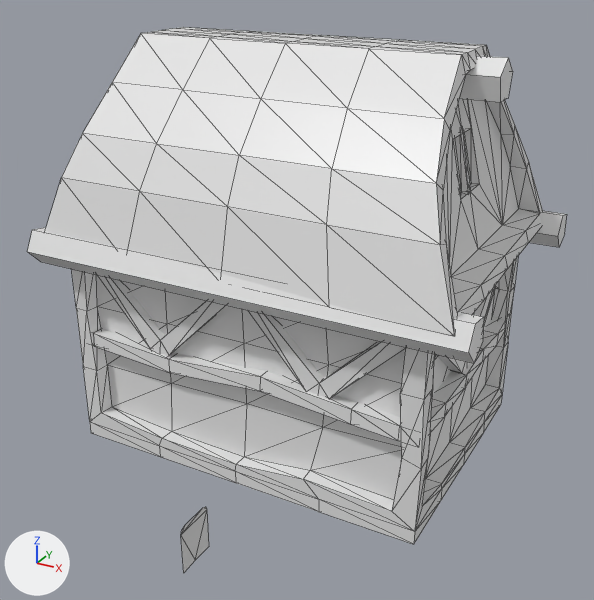
The Blender file data/dcore/main/mesh/building/house/outside/Inn01/Inn01.blend, before and after one commit.
The view is the same before and after, from a 50 mm camera at (20.2, -41.9, 28.2) aimed at (-3.7, 1.5, 6.4). The lights are fixed; the arrows at lower left show +X, +Y and +Z. Mesh edges are drawn as thin lines.
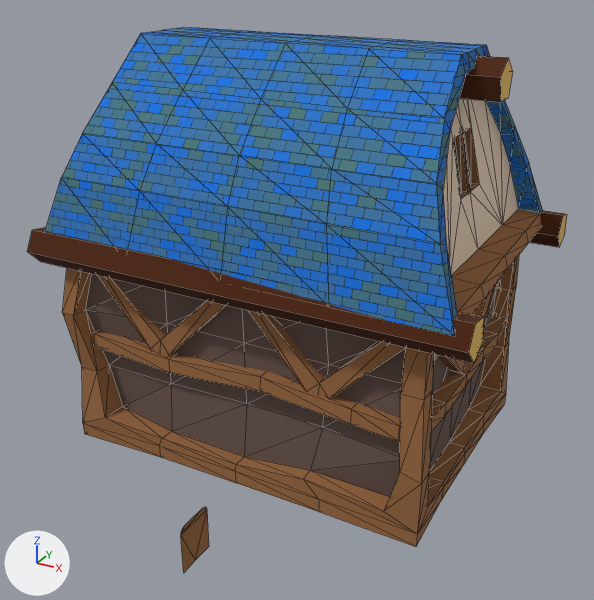
Pixel boxes (x1, y1, x2, y2) of what changed, in the pictures (594 x 600 px; the box of a moved part takes in the faces that stretch with it):
'Cube.003', recoloured, surface changed, reshaped: before (45, 27, 543, 544); after (45, 27, 543, 547)
'Cube.002', recoloured, surface changed (grey to brown): (90, 313, 506, 442) in both
'Cube.006', recoloured, surface changed (grey to brown): (248, 310, 406, 399) in both
'Cube.005', recoloured, surface changed (grey to brown): (97, 275, 226, 357) in both
'Cube.001', recoloured, surface changed (grey to brown): (181, 507, 209, 573) in both
'Cube', recoloured, surface changed (grey to brown): (436, 285, 496, 373) in both
part 1 of me_cube_003, moved or reshaped: before (72, 257, 518, 544); after (62, 256, 519, 547)
part 2 of me_cube_003, recoloured (grey to brown): (443, 99, 519, 275) in both
part 3 of me_cube_003, recoloured (grey to brown): (451, 98, 471, 139) in both
part 4 of me_cube_003, recoloured (grey to brown): (166, 291, 329, 470) in both
part 5 of me_cube_003, recoloured: (453, 133, 471, 193) in both
part 6 of me_cube_003, surface changed (white to blue): (45, 27, 543, 336) in both
part 7 of me_cylinder, recoloured (white to brown): (459, 56, 508, 102) in both
part 8 of me_cylinder, recoloured (grey to brown): (501, 58, 513, 102) in both
part 9 of me_cylinder_001, recoloured (grey to brown): (530, 211, 565, 247) in both
part 10 of me_cylinder_001, recoloured: (558, 214, 567, 247) in both
part 11 of me_cylinder_002, recoloured (white to brown): (27, 227, 483, 363) in both
part 12 of me_cylinder_002, recoloured (grey to brown): (469, 317, 484, 363) in both

Edits to the bpy script that builds the scene:
```text
Change mat_material:
    mat_material.base_color: (0.8, 0.8, 0.8) -> (0.334, 0.145, 0.0529)  # white #e7e7e7 -> brown #9c6a41
    mat_material.roughness: 0.4 -> 1.0
Add mat_material_005:
    mat_material_005 = principled_material('Material.005')
    mat_material_005.base_color = (0.8, 0.522, 0.14)  # orange #e7bf69
    mat_material_005.roughness = 1.0
Add mat_material_004:
    mat_material_004 = principled_material('Material.004')
    mat_material_004.base_color = (0.0766, 0.0156, 0.0)  # brown #4e2200
    mat_material_004.roughness = 1.0
Add mat_material_008:
    mat_material_008 = bpy.data.materials.new('Material.008')
    # nodes: BsdfPrincipled, OutputMaterial, TexBrick, TexCoord
    # colours: blue #0675e7, dark cyan #4c7c7c
Add mat_material_006:
    mat_material_006 = principled_material('Material.006')
    mat_material_006.base_color = (0.0155, 0.0269, 0.0607)  # dark blue #212e46
    mat_material_006.roughness = 0.362
Add mat_material_001:
    mat_material_001 = principled_material('Material.001')
    mat_material_001.base_color = (0.8, 0.637, 0.48)  # beige #e7d1b8
    mat_material_001.roughness = 1.0
Add mat_material_002:
    mat_material_002 = principled_material('Material.002')
    mat_material_002.base_color = (0.147, 0.096, 0.0811)  # brown #6b5750
    mat_material_002.roughness = 1.0
Change me_cube_003:
    used by ob_cube_003; location = (0.75, -0.39, 1.72); scale = (2.0, 2.0, 2.0)
    remove me_cube_003.from_pydata(...)  # 423 vertices, 416 faces; spans x -7.72..4.87, y -4.67..4.52, z -1.42..10.71
    add me_cube_003.from_pydata(...)  # 423 vertices, 416 faces; spans x -7.72..4.87, y -4.67..4.52, z -1.51..10.71
    me_cube_003 part 1: 92 of 423 vertices moved; they spanned x -7.05..4.13, y -4.1..4.02, z -1.42..4.52 and now span x -7.33..4.23, y -4.49..4.21, z -1.51..4.51; mean shift (-0.03, -0.02, -0.05); largest move (-6.09, -3.13, -0.63) -> (-5.77, -2.81, -0.63)
    me_cube_003 part 2: 6 of the faces centred in x 3.38..3.75, y -2.56..2.42, z 6.33..7.92 switch from mat_material (white #e7e7e7) to mat_material_001 (beige #e7d1b8)
    me_cube_003 part 3: 2 of the faces centred in x 3.04, y -0.42..0.32, z 9.38 switch from mat_material (white #e7e7e7) to mat_material_001 (beige #e7d1b8)
    me_cube_003 part 4: 6 of the faces centred in x -2.72..-0.08, y -3.64, z 0.17..3.75 switch from mat_material (white #e7e7e7) to mat_material_002 (brown #6b5750)
    me_cube_003 part 5: all 4 faces centred in x -6.11..3.19, y -0.51..0.47, z 7.86 switch from mat_material (white #e7e7e7) to mat_material_006 (dark blue #212e46)
    me_cube_003 part 6: texture (UV) coordinates of 88 of 416 faces, centred in x -7.37..4.52, y -4.42..4.28, z 6.09..10.71, changed; they spanned u 0.62..0.88, v 0.0..1.0 and now span u 0.0..1.0, v 0.21..0.69
    add me_cube_003.materials.append(mat_material_007)  # dark grey #5e5e5e
    add me_cube_003.materials.append(mat_material_008)
Change me_cylinder:
    where me_cylinder.from_pydata(...)  # 10 vertices, 7 faces; spans x -0.07..1.0, y -0.61..0.41, z -6.58..3.99
    used by ob_cylinder; location = (0.73, -0.39, 22.68); rotation_euler = (1.571, 1.257, 1.571), in degrees (90, 72, 90); scale = (2.0, 2.0, 2.12)
    me_cylinder part 7: all 5 faces centred in x 0.03..0.9, y -0.61..0.22, z -1.29 switch from no material to mat_material_004 (brown #4e2100)
    me_cylinder part 8: all 2 faces centred in x 0.47, y -0.15, z -6.58..3.99 switch from no material to mat_material_005 (orange #e7bf68)
Change me_cylinder_001:
    where me_cylinder_001.from_pydata(...)  # 10 vertices, 7 faces; spans x -0.07..1.0, y -0.61..0.41, z -6.58..3.99
    used by ob_cylinder_001; location = (1.23, 8.99, 12.41); rotation_euler = (1.571, 2.107, 1.571), in degrees (90, 121, 90); scale = (2.0, 2.0, 2.51)
    me_cylinder_001 part 9: all 5 faces centred in x 0.03..0.9, y -0.61..0.22, z -1.29 switch from no material to mat_material_004 (brown #4e2100)
    me_cylinder_001 part 10: all 2 faces centred in x 0.47, y -0.15, z -6.58..3.99 switch from no material to mat_material_005 (orange #e7bf68)
Change me_cylinder_002:
    where me_cylinder_002.from_pydata(...)  # 10 vertices, 7 faces; spans x -0.07..1.0, y -0.61..0.41, z -6.58..3.99
    used by ob_cylinder_002; location = (1.23, -9.01, 10.66); rotation_euler = (1.571, 4.557, 1.571), in degrees (90, 261, 90); scale = (2.0, 2.0, 2.51)
    me_cylinder_002 part 11: all 5 faces centred in x 0.03..0.9, y -0.61..0.22, z -1.29 switch from no material to mat_material_004 (brown #4e2100)
    me_cylinder_002 part 12: all 2 faces centred in x 0.47, y -0.15, z -6.58..3.99 switch from no material to mat_material_005 (orange #e7bf68)
```
